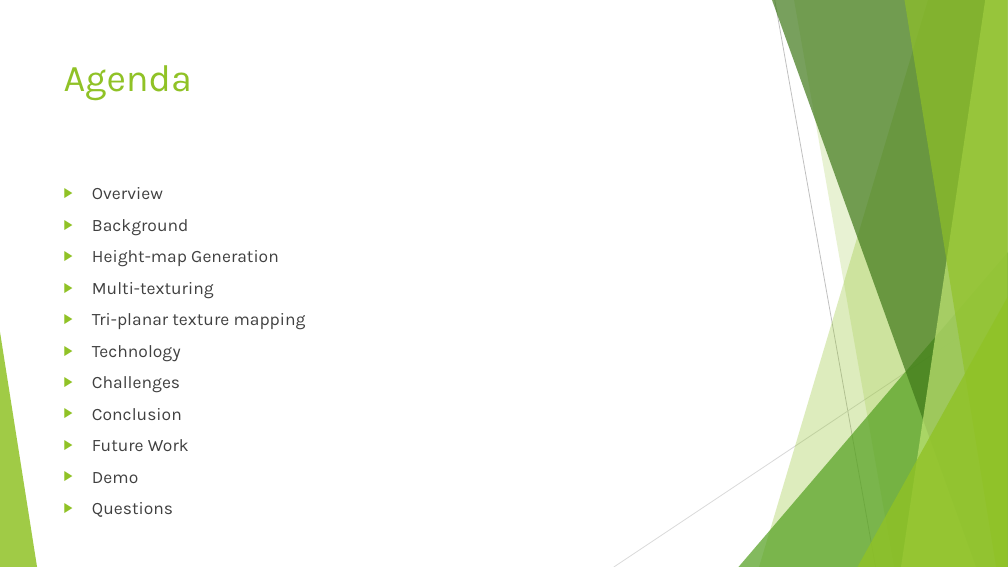
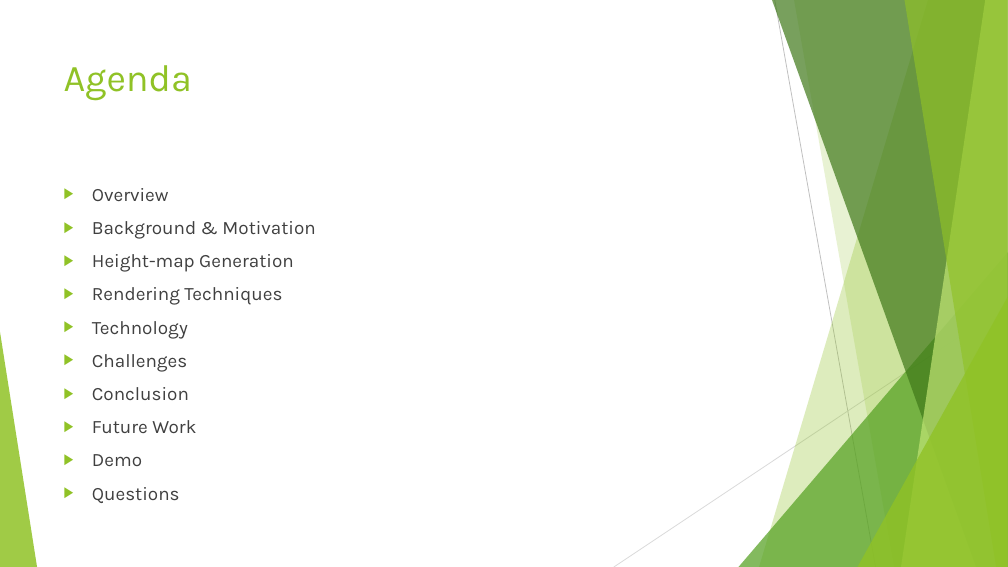
Before and after one commit to KarteekKumarM/MountainTerrain, a slide deck: slide 2 of docs/Presentation.pptx. Drawn at 1008x567 pixels with LibreOffice and Linux fonts; fonts in the diff are those of the drawing. Boxes give left, top, right and bottom in pixels: in the first picture for what was removed or moved away, otherwise in the second. Text is boxed around its words. In the diff, an @@ line names an element or a change of style, - is before the commit and + after.

```diff
--- a/docs/Presentation.pptx
+++ b/docs/Presentation.pptx
@@ text at (x1=92, y1=188, x2=294, y2=503): size 16.6 to 18 pt in "Overview", "Height-map Generation", "Technology", "Challenges" and 4 more places @@
@@ text at (x1=92, y1=221, x2=315, y2=239): text changed; size 16.6 to 18 pt @@
-▶ Background
+▶ Background & Motivation
@@ text at (x1=92, y1=287, x2=282, y2=305): text changed; size 16.6 to 18 pt @@
-▶ Multi-texturing
-▶ Tri-planar texture mapping
+▶ Rendering Techniques
```
Also in this commit, not shown: 2 other slides changed, 13 slides added, 5 slides removed, 4 other files.
